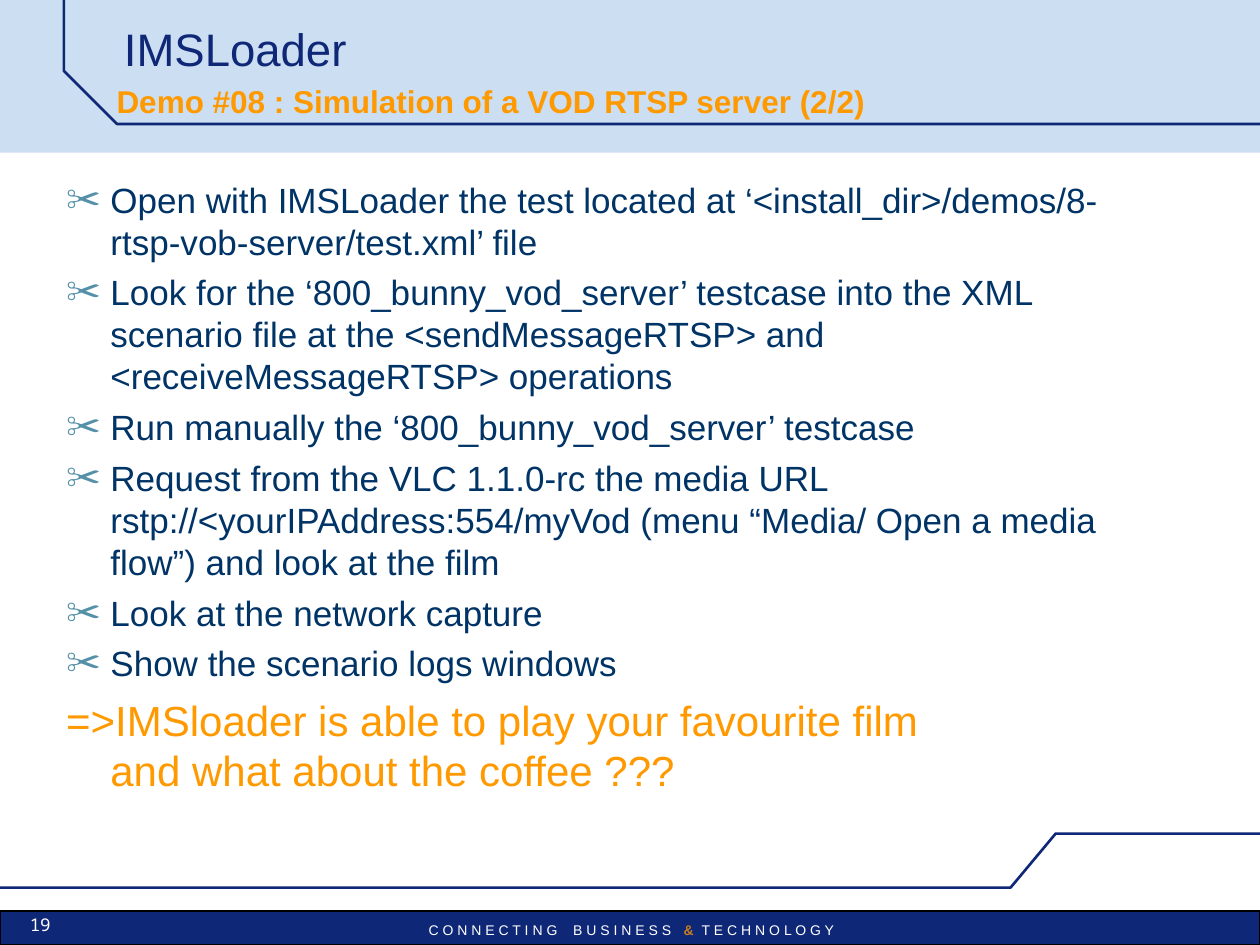
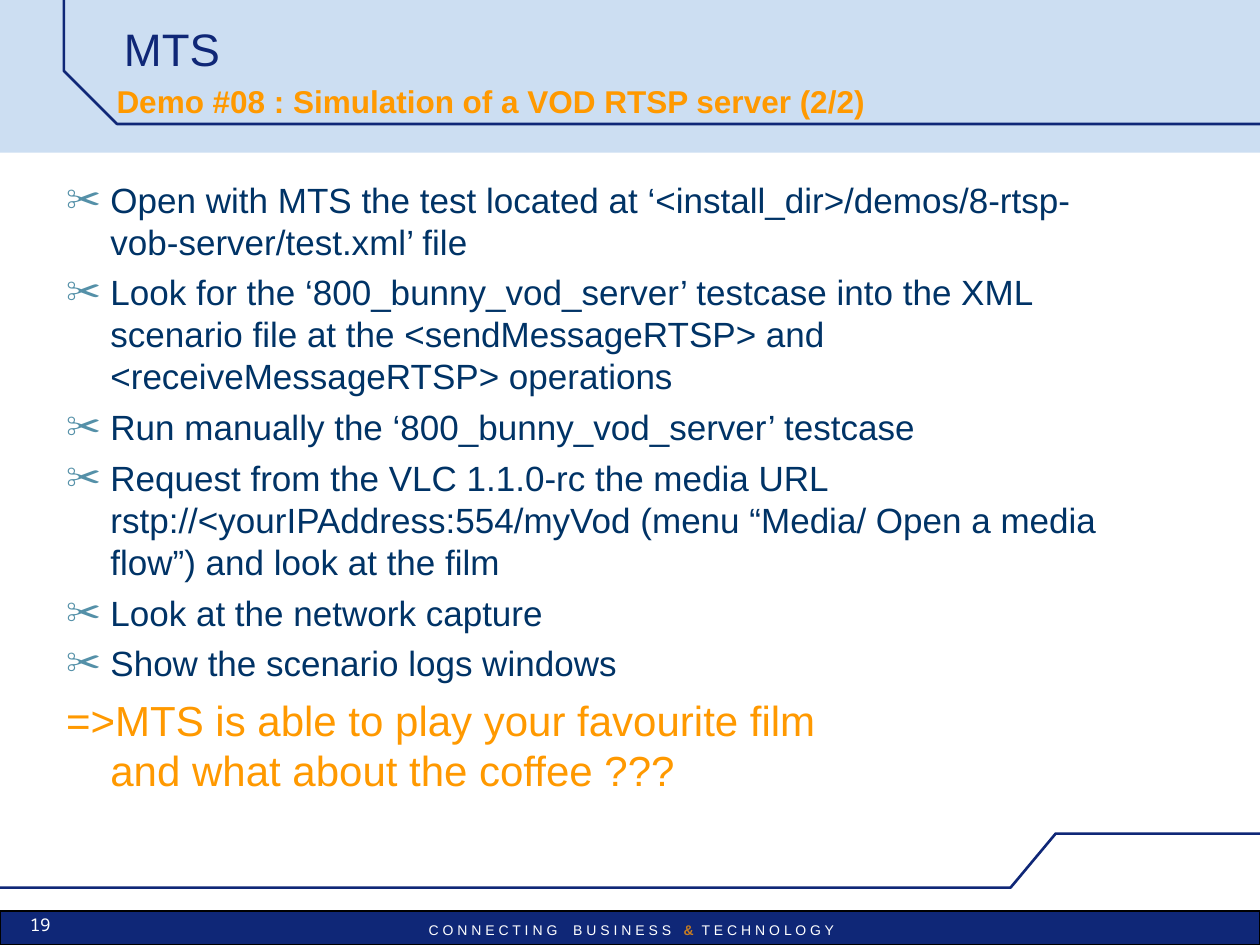
Before and after one commit to vu3mmg/mts-project, a slide deck: slide 19 of trunk/mts/src/main/doc/MTS-Pres-demos.ppt. Drawn at 1260x945 pixels with LibreOffice and Linux fonts; fonts in the diff are those of the drawing; background and template pictures are left out. Boxes give left, top, right and bottom in pixels: in the first picture for what was removed or moved away, otherwise in the second. Text is boxed around its words. In the diff, an @@ line names an element or a change of style, - is before the commit and + after.

```diff
--- a/trunk/mts/src/main/doc/MTS-Pres-demos.ppt
+++ b/trunk/mts/src/main/doc/MTS-Pres-demos.ppt
@@ title at <box>124,34,220,67</box>: text changed @@
-IMSLoader
+MTS
@@ text at <box>110,187,1070,256</box>: text changed @@
-✂ Open with IMSLoader the test located at ‘<install_dir>/demos/8-rtsp-vob-server/test.xml’ file
+✂ Open with MTS the test located at ‘<install_dir>/demos/8-rtsp-vob-server/test.xml’ file
@@ text at <box>66,705,815,787</box>: text changed @@
-=>IMSloader is able to play your favourite film
-and what about the coffee ???
+=>MTS is able to play your favourite film
+and what about the coffee ???
```
Also in this commit, not shown: 24 other slides changed, 35 other files.
